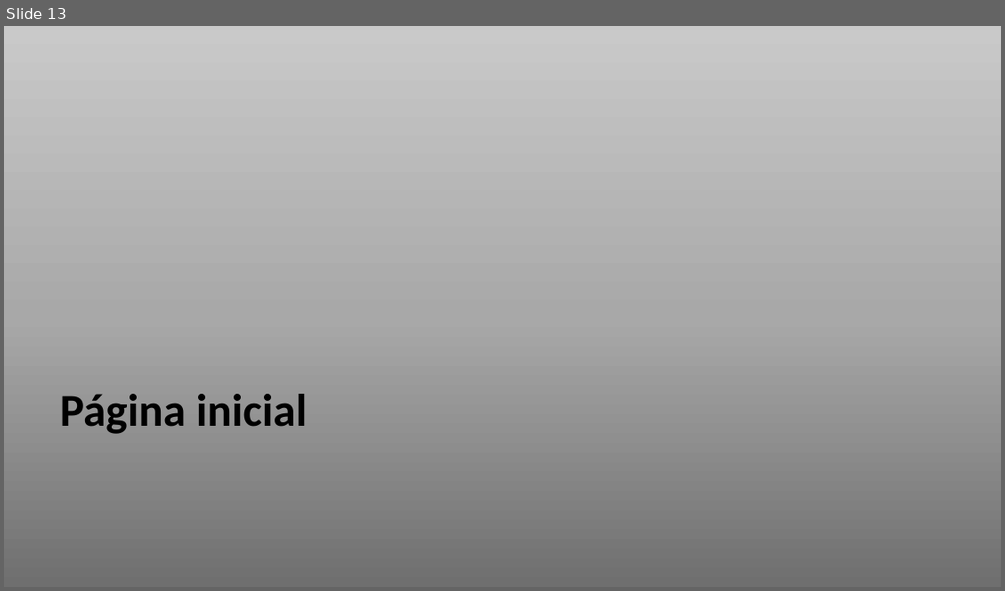
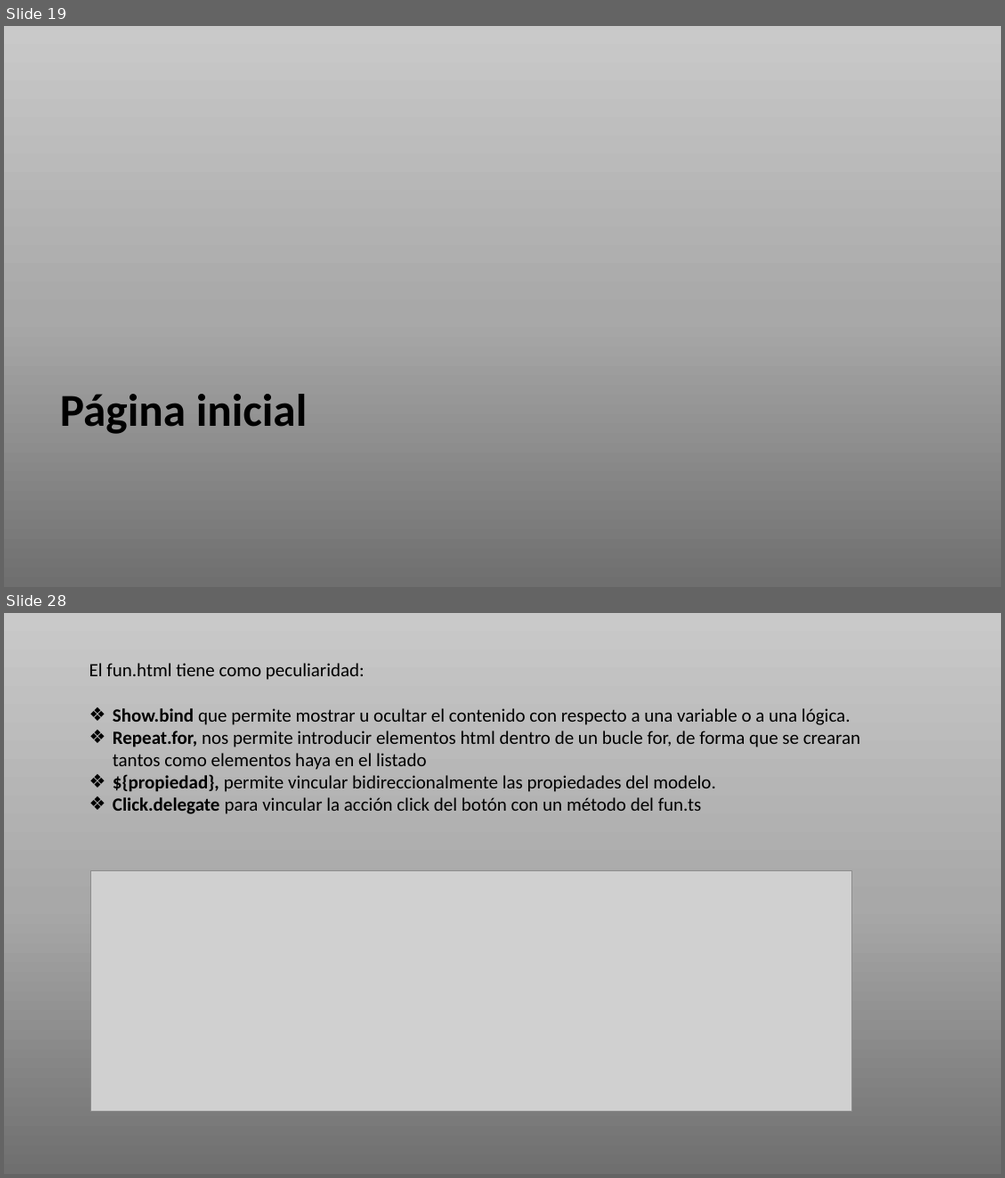
Before and after one commit to azaharafernandezguizan/AfayaBio, a slide deck: Documents/AfayaBioDocumentation.pptx. Shown one above the other, each under a label of ours: slide 13 before the commit, slides 19 and 28 after it; the slides between them are not shown. The pictures are 1005x591 and 1005x1178 pixels, drawn with LibreOffice and Linux fonts; fonts in the diff are those of the drawing; grey boxes stand for pictures. Boxes give left, top, right and bottom in pixels: in the first picture for what was removed or moved away, otherwise in the second. Text is boxed around its words. In the diff, an @@ line names an element or a change of style, - is before the commit and + after.

```diff
--- a/Documents/AfayaBioDocumentation.pptx
+++ b/Documents/AfayaBioDocumentation.pptx
@@ slide 28 added at [4,613,1001,1174], background gradient #6F6F6F to #A8A8A8 to #C9C9C9 @@
@@ text added at [89,663,860,814], 18 pt, text #000000 @@
+El fun.html tiene como peculiaridad:
+❖ Show.bind que permite mostrar u ocultar el contenido con respecto a una variable o a una lógica.
+❖ Repeat.for, nos permite introducir elementos html dentro de un bucle for, de forma que se crearan tantos como elementos haya en el listado
+❖ ${propiedad}, permite vincular bidireccionalmente las propiedades del modelo.
+❖ Click.delegate para vincular la acción click del botón con un método del fun.ts
@@ picture added at [90,871,852,1111] @@
@@ what was slide 13 is now slide 19 @@
```
Also in this commit, not shown: 12 other slides added, 18 other files.
